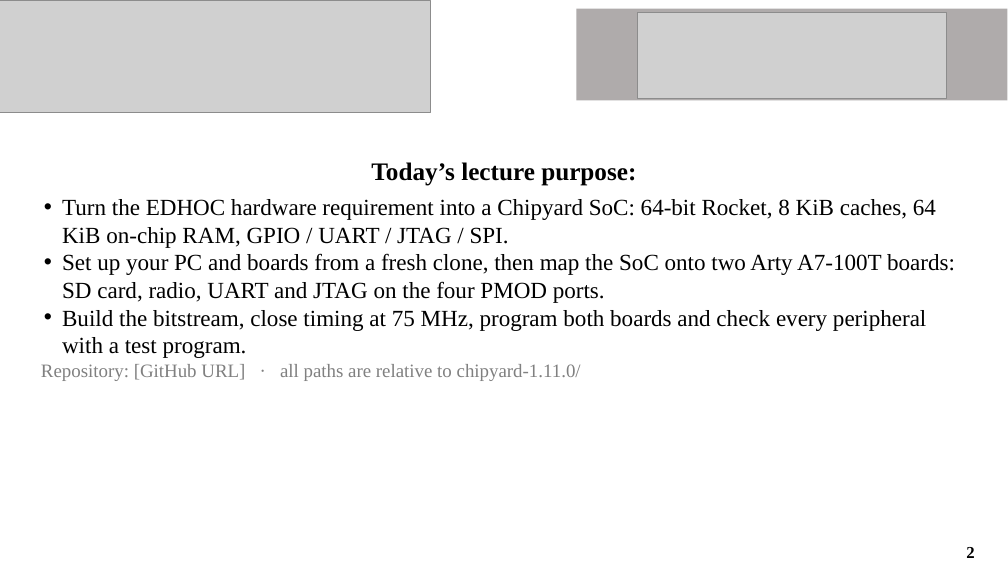
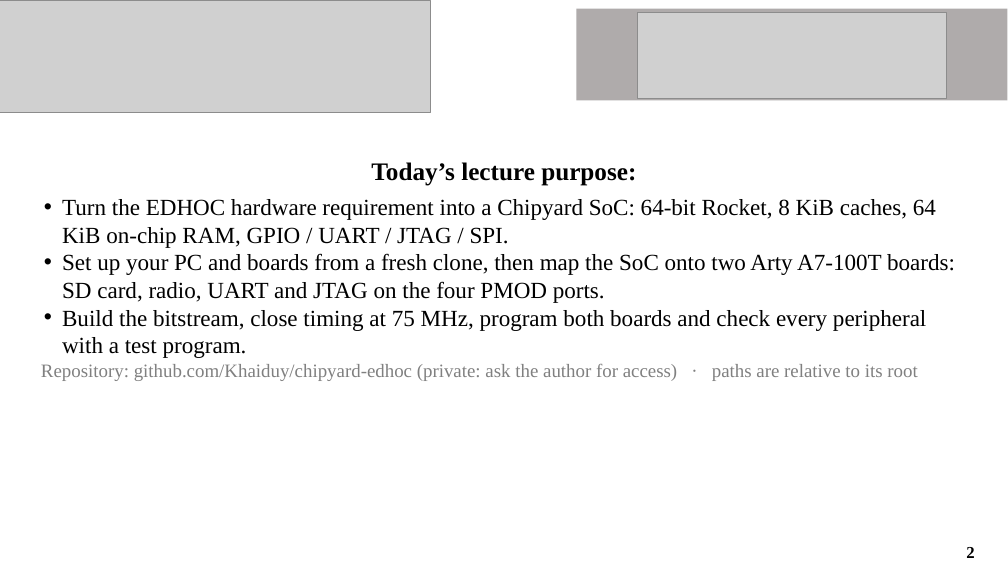
Before and after one commit to Khaiduy/chipyard-edhoc, a slide deck: slide 2 of fpga/sw/export/docs/slides/01_EDHOC_SoC_on_Arty_A7-100T.pptx. Drawn at 1008x567 pixels with LibreOffice and Linux fonts; fonts in the diff are those of the drawing; grey boxes stand for pictures. Boxes give left, top, right and bottom in pixels: in the first picture for what was removed or moved away, otherwise in the second. Text is boxed around its words. In the diff, an @@ line names an element or a change of style, - is before the commit and + after.

Commit message:
fix: print AuthKEM PRK_out only in DEBUG builds; repo setup docs
- edhoc-authkem mains print PRK_out (and its xor) only with DEBUG=1,
  so the session secret no longer reaches the console in normal or
  production builds; run_pair.sh then reports prk=- (prk=match with
  DEBUG=1).
- Root README: EDHOC fork overview, hardware, setup routes A/B.
- Slides: private repository URL and tag edhoc-course-v1; prk=match
  described as a DEBUG=1 result.

```diff
--- a/fpga/sw/export/docs/slides/01_EDHOC_SoC_on_Arty_A7-100T.pptx
+++ b/fpga/sw/export/docs/slides/01_EDHOC_SoC_on_Arty_A7-100T.pptx
@@ text at (x1=41, y1=364, x2=917, y2=381): text changed @@
-Repository: [GitHub URL] · all paths are relative to chipyard-1.11.0/
+Repository: github.com/Khaiduy/chipyard-edhoc (private: ask the author for access) · paths are relative to its root
```
Also in this commit, not shown: 1 other slide changed, 17 other files.
